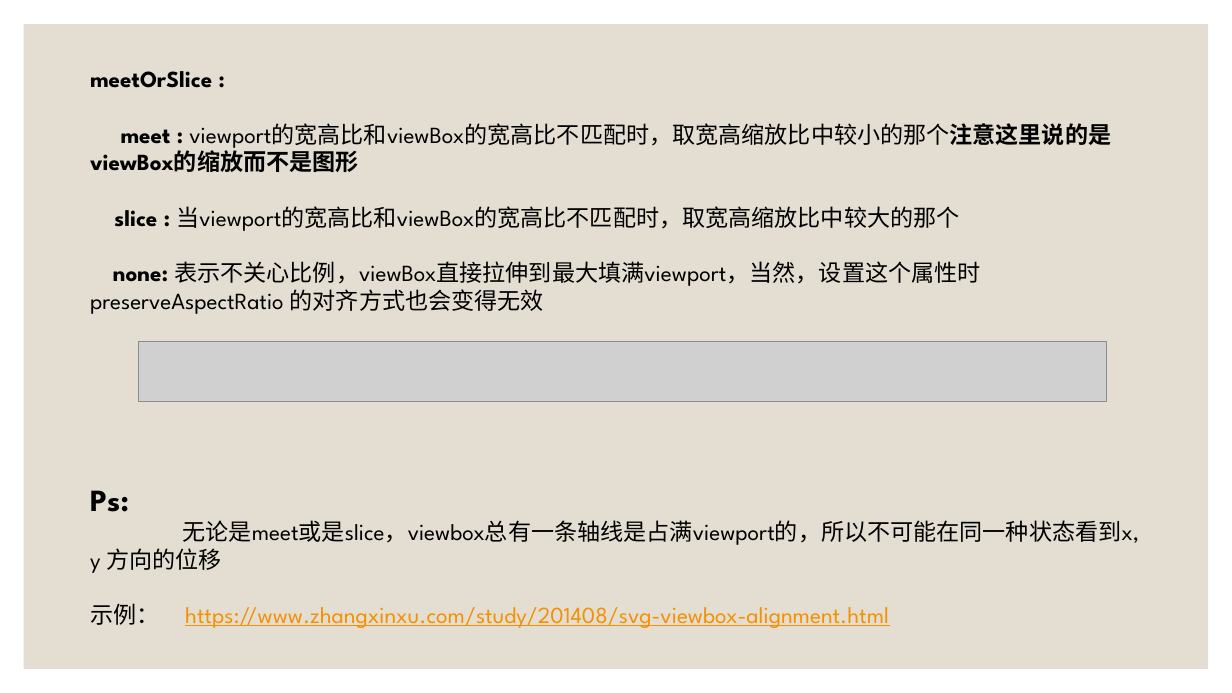
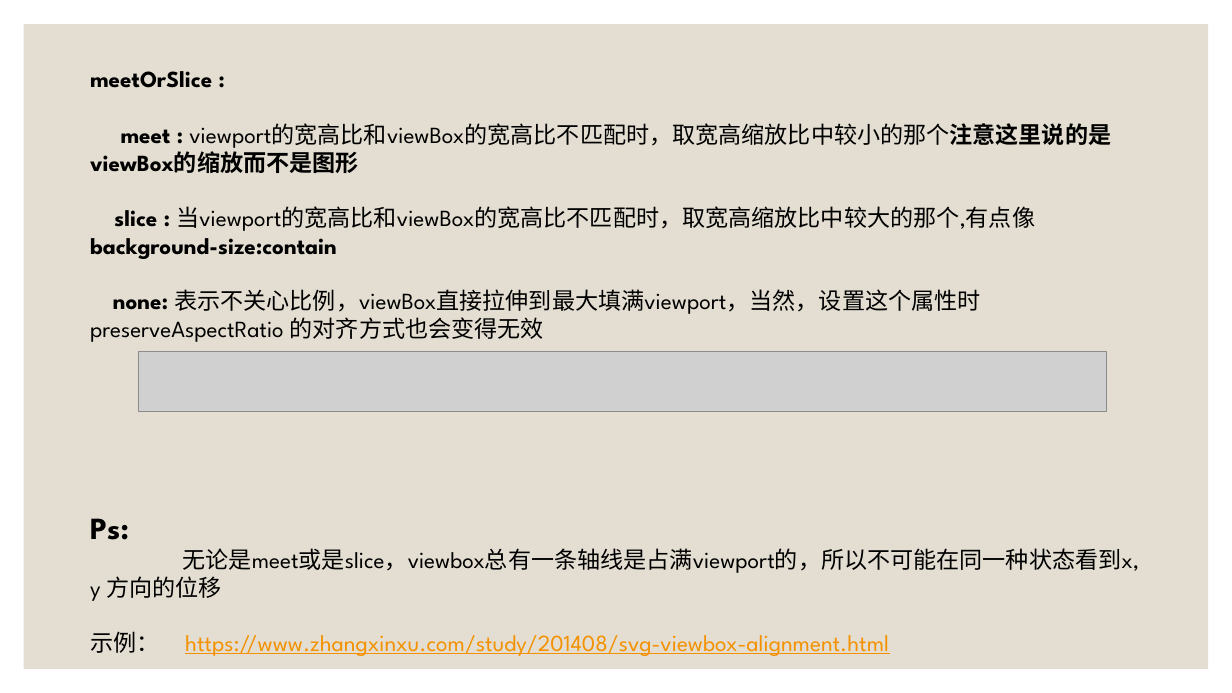
Before and after one commit to SouthLink/svg-demo, a slide deck: slide 8 of SVG动画 [自动保存] [自动保存].pptx. Drawn at 1232x693 pixels with LibreOffice and Linux fonts; fonts in the diff are those of the drawing; grey boxes stand for pictures. Boxes give left, top, right and bottom in pixels: in the first picture for what was removed or moved away, otherwise in the second. Text is boxed around its words. In the diff, an @@ line names an element or a change of style, - is before the commit and + after.

```diff
--- a/SVG动画 [自动保存] [自动保存].pptx
+++ b/SVG动画 [自动保存] [自动保存].pptx
@@ text at bbox=[90, 206, 1035, 259]: text changed @@
-slice : 当viewport的宽高比和viewBox的宽高比不匹配时，取宽高缩放比中较大的那个
+slice : 当viewport的宽高比和viewBox的宽高比不匹配时，取宽高缩放比中较大的那个,有点像background-size:contain
@@ picture: place and size @@
-picture at bbox=[139, 341, 1106, 401]
+picture at bbox=[139, 351, 1106, 411]
```
Also in this commit, not shown: 8 other slides changed, 3 slides added, 2 slides removed, 13 other files.
